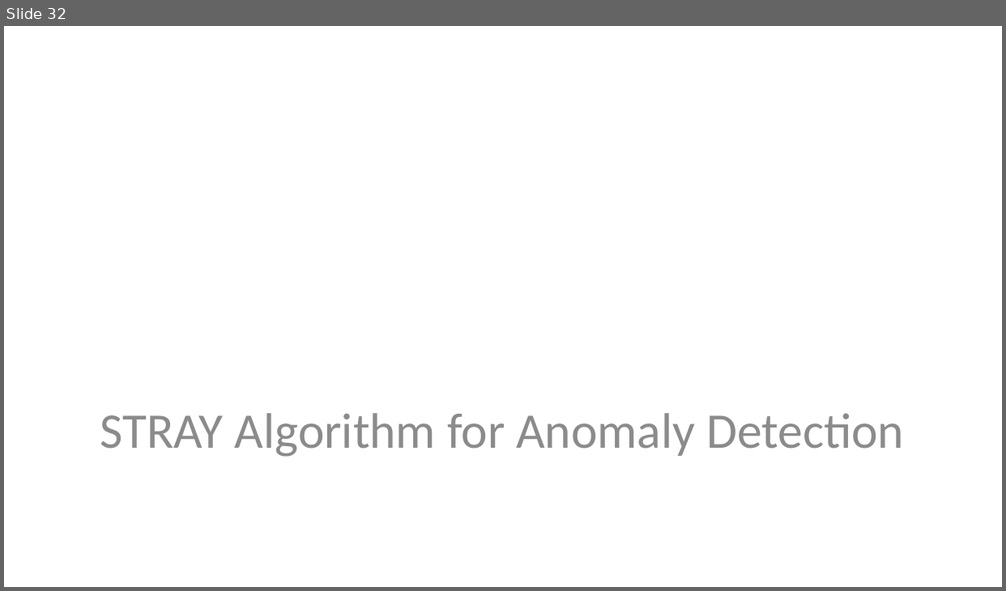
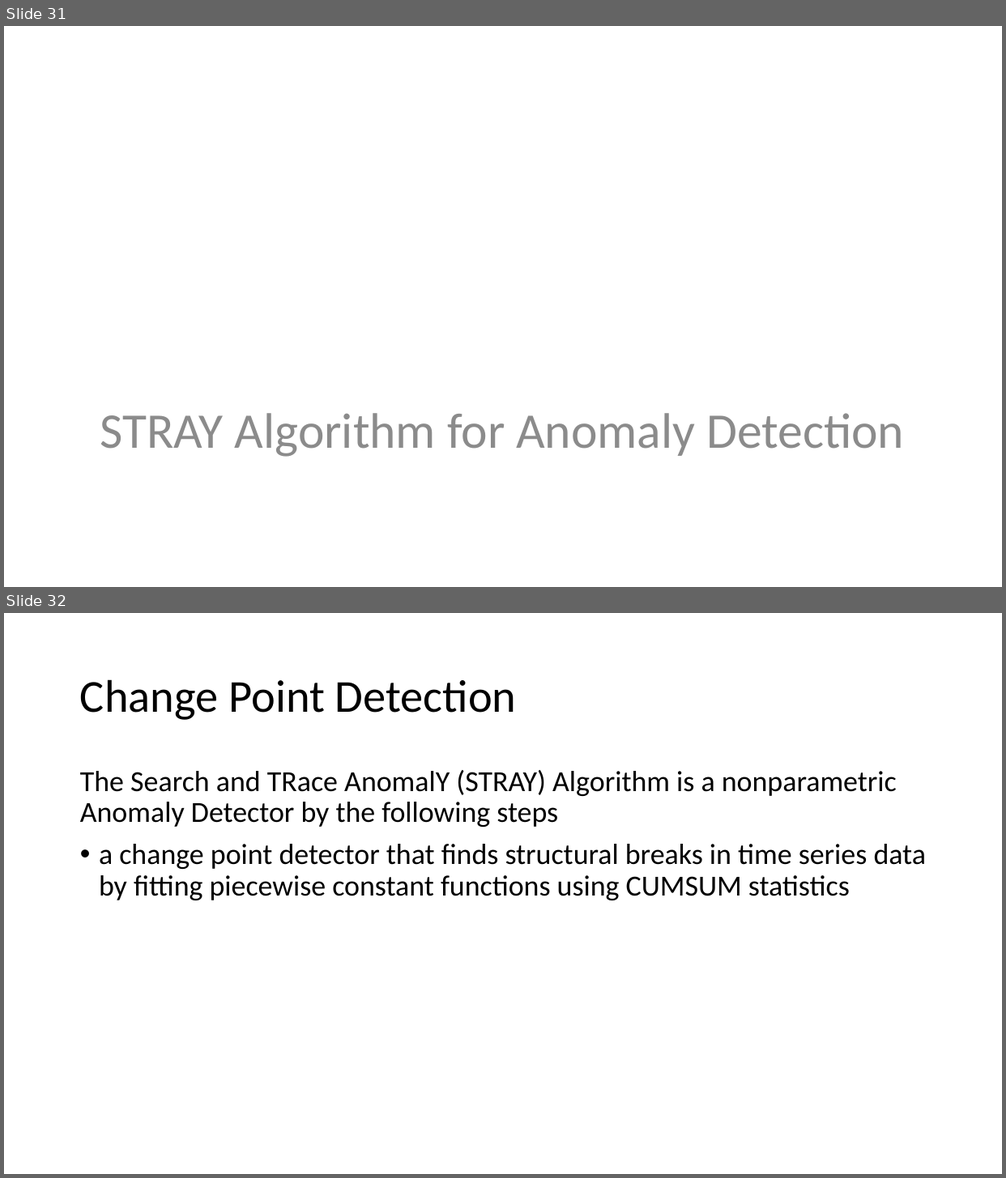
Before and after one commit to StephenElston/CSCI-E-83, a slide deck: LectureSlides/14_ComplexTimeSeries.pptx. Shown one above the other, each under a label of ours: slide 32 before the commit, slides 31 and 32 after it. The pictures are 1006x591 and 1006x1178 pixels, drawn with LibreOffice and Linux fonts; fonts in the diff are those of the drawing. Boxes give left, top, right and bottom in pixels: in the first picture for what was removed or moved away, otherwise in the second. Text is boxed around its words. In the diff, an @@ line names an element or a change of style, - is before the commit and + after.

```diff
--- a/LectureSlides/14_ComplexTimeSeries.pptx
+++ b/LectureSlides/14_ComplexTimeSeries.pptx
@@ slide 32 added at [4,613,1002,1174], background #FFFFFF @@
@@ title added at [80,679,517,720], 44 pt, text #000000 @@
+Change Point Detection
@@ text added at [80,770,927,901], 28 pt, text #000000 @@
+The Search and TRace AnomalY (STRAY) Algorithm is a nonparametric Anomaly Detector by the following steps
+• a change point detector that finds structural breaks in time series data by fitting piecewise constant functions using CUMSUM statistics
@@ what was slide 32 is now slide 31 @@
```
Also in this commit, not shown: 7 slides changed, 1 slide removed.
